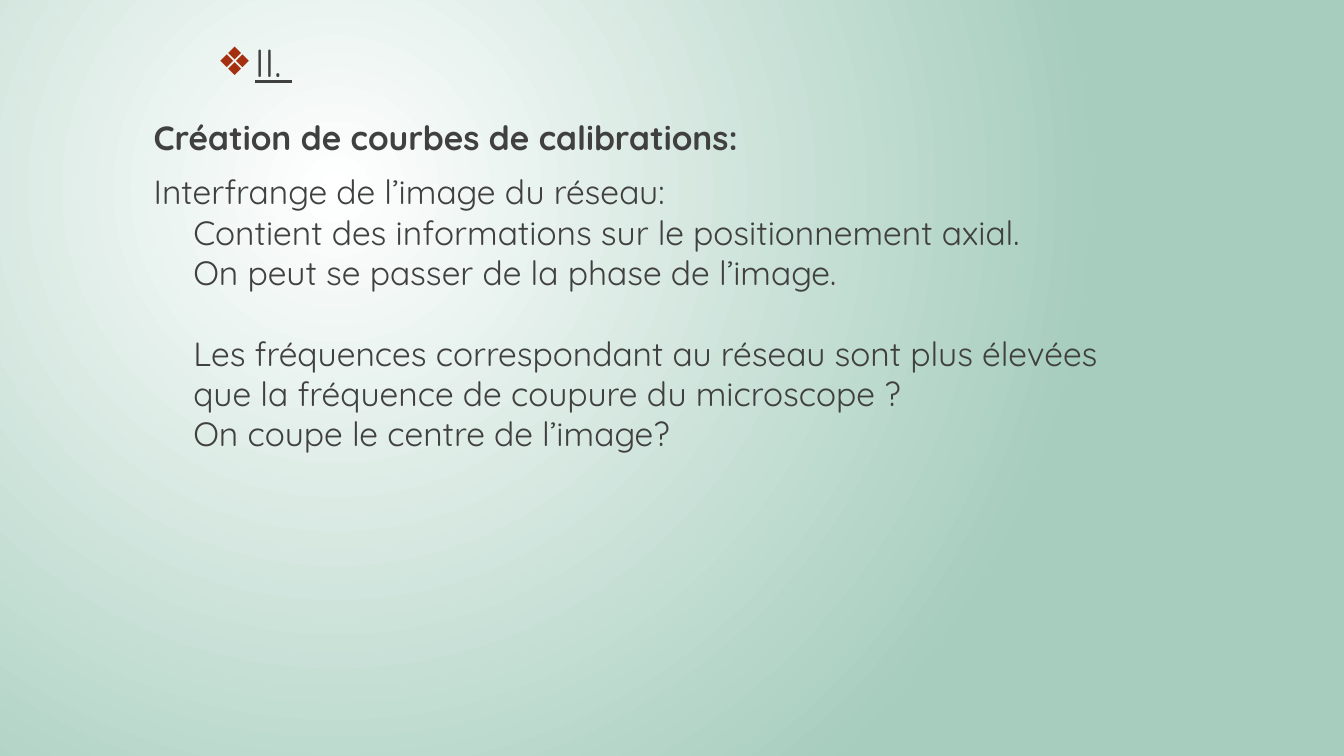
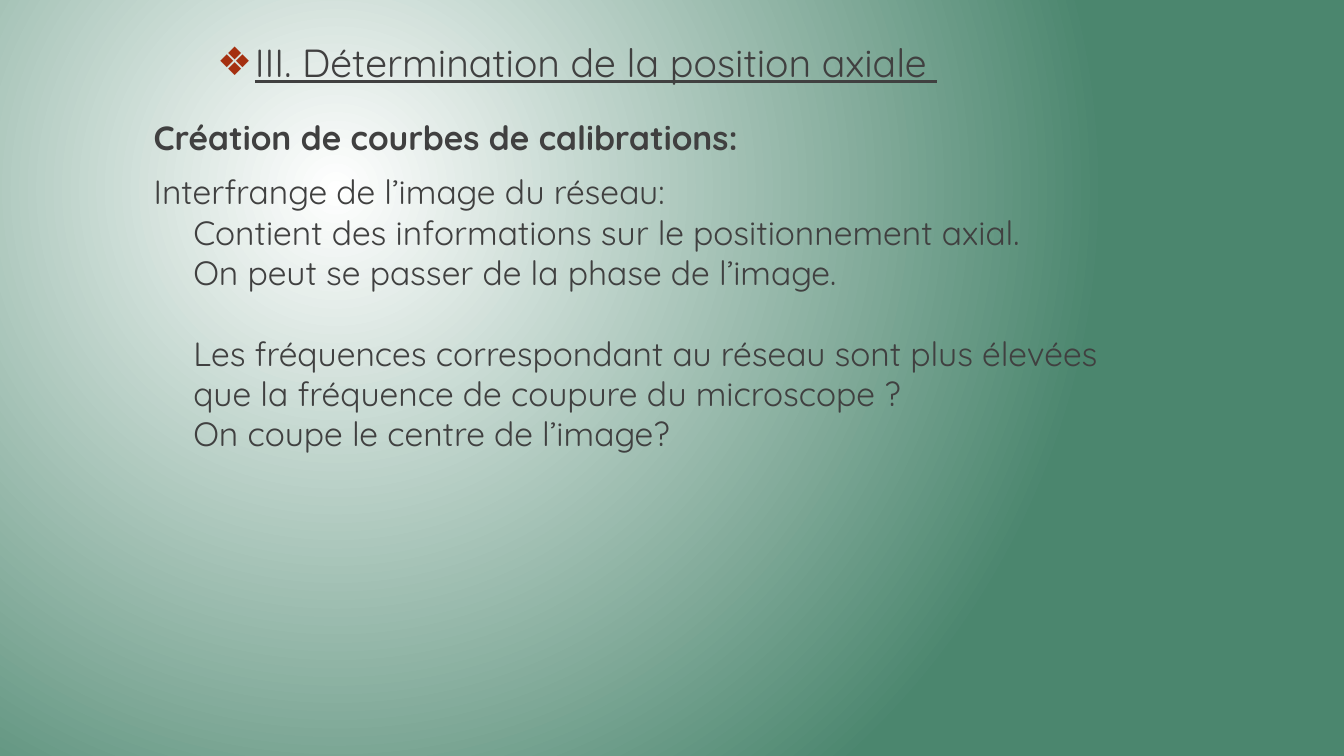
Before and after one commit to Killian-Herveau/PIMS, a slide deck: slide 13 of Pres_Avril/PresentationPIMSAvril.pptx (slide 12 before the commit). Drawn at 1344x756 pixels with LibreOffice and Linux fonts; fonts in the diff are those of the drawing. Boxes give left, top, right and bottom in pixels: in the first picture for what was removed or moved away, otherwise in the second. Text is boxed around its words. In the diff, an @@ line names an element or a change of style, - is before the commit and + after.

```diff
--- a/Pres_Avril/PresentationPIMSAvril.pptx
+++ b/Pres_Avril/PresentationPIMSAvril.pptx
@@ background gradient #FFFFFF to #A6CDBD to gradient #FFFFFF to #4B866E @@
@@ text at (255,48,927,85): text changed @@
-❖ II.
+❖ III. Détermination de la position axiale
```
Also in this commit, not shown: 9 other slides changed, 5 slides added, 6 slides removed, 3 other files.
